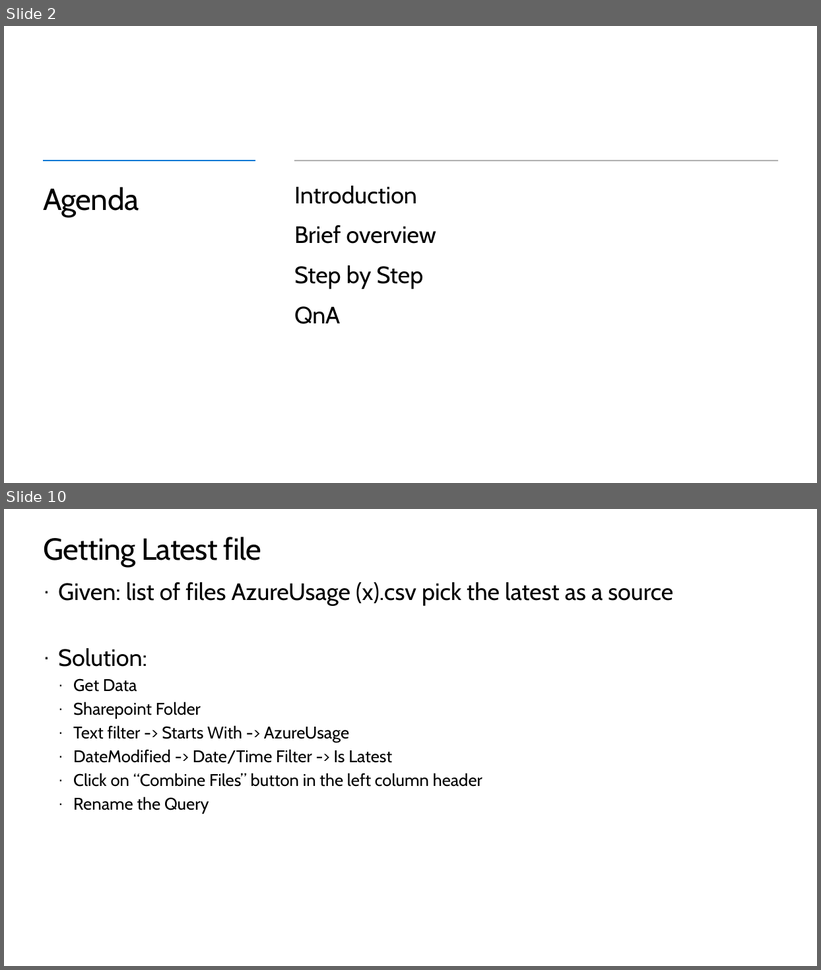
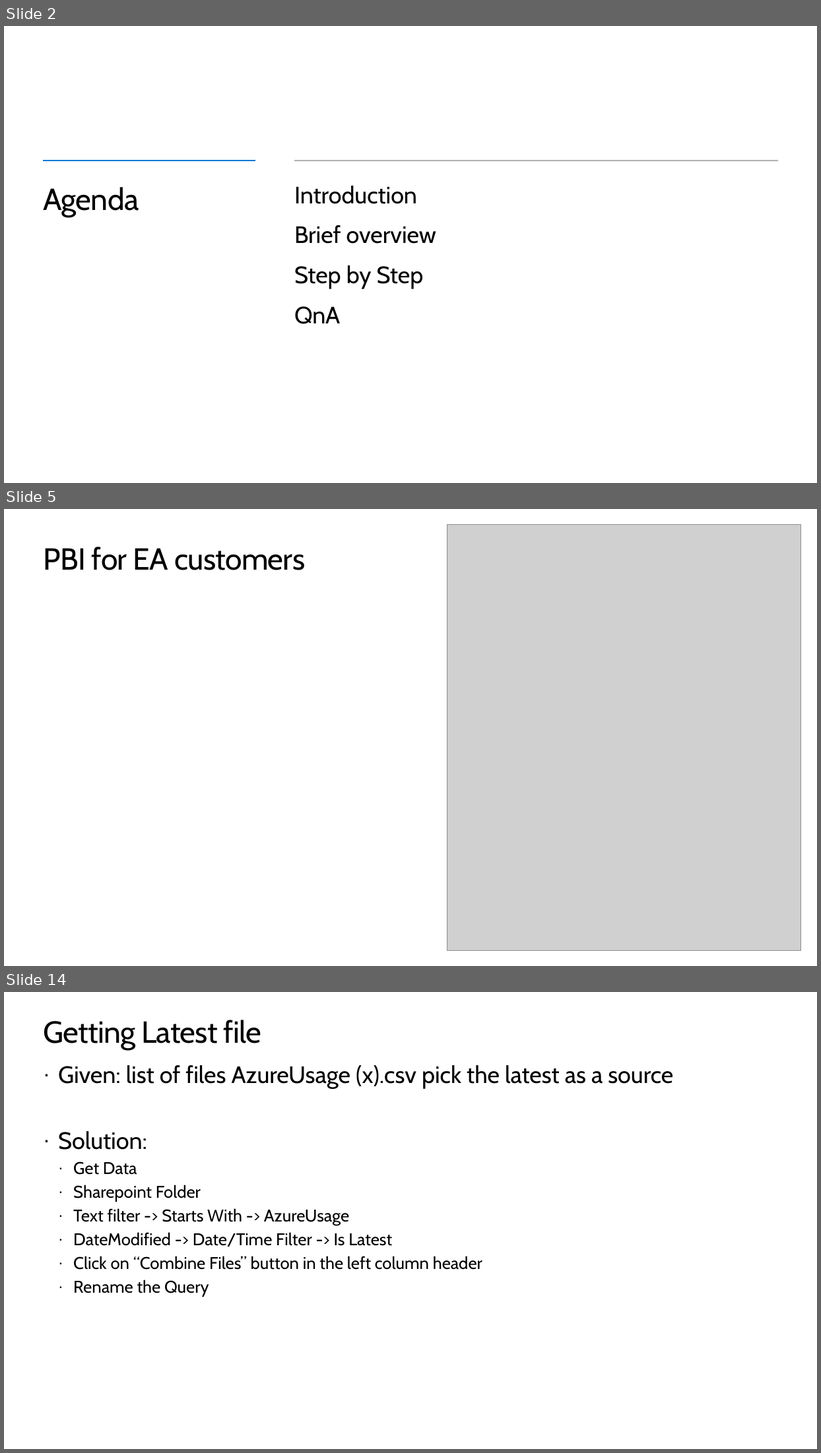
Before and after one commit to peterperov/MSFTCSA, a slide deck: 126-AzureCost/Azure Cost PBI BootCamp.pptx. Shown one above the other, each under a label of ours: slides 2 and 10 before the commit, slides 2, 5 and 14 after it; the slides between them are not shown. The pictures are 821x970 and 821x1453 pixels, drawn with LibreOffice and Linux fonts; fonts in the diff are those of the drawing; grey boxes stand for pictures; background and template pictures are left out. Boxes give left, top, right and bottom in pixels: in the first picture for what was removed or moved away, otherwise in the second. Text is boxed around its words. In the diff, an @@ line names an element or a change of style, - is before the commit and + after.

```diff
--- a/126-AzureCost/Azure Cost PBI BootCamp.pptx
+++ b/126-AzureCost/Azure Cost PBI BootCamp.pptx
@@ slide 5 added at [4,509,817,966], background #FFFFFF @@
@@ picture added at [447,524,801,951] @@
@@ title added at [43,547,305,570], 36 pt, text #000000 @@
+PBI for EA customers
@@ what was slide 10 is now slide 14 @@
```
Also in this commit, not shown: 3 slides changed, 4 other slides added, 1 slide removed.
